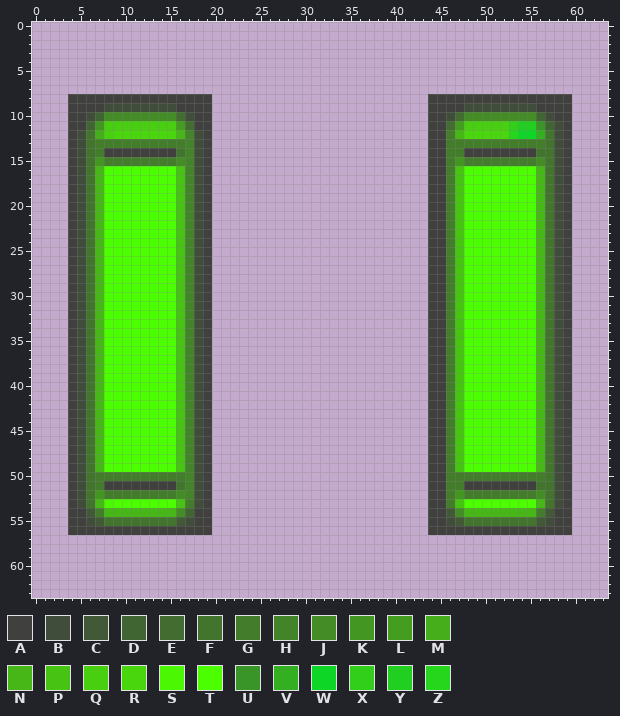
Pixel-art sprite: res/corpse.png. The first picture shows the starting point.
The file is 64x64 pixels. Colours within 5 levels of each other are drawn and written as one.
Palette (. is transparent): A #40403f  B #404d3b  C #415937  D #416433  E #426c30  F #42742e  G #437d2b  H #438329  J #448c26  K #449622  L #459d20  M #46ad1b  N #46b717  P #47c313  Q #48cf0f  R #49d60d  S #4bf702  T #4cff00  U #399527  V #34af22  W #0dd627  X #31cf19  Y #21cf20  Z #25d61d
Pixels before (only the part around the change), first column x 0:
 1 ................................................................
 2 ................................................................
 3 ................................................................
 4 ................................................................
 5 ................................................................
 6 ................................................................
 7 ................................................................
 8 ....AAAAAAAAAAAAAAAA........................AAAAAAAAAAAAAAAA....
 9 ....AAAABBBBBBBBAAAA........................AAAABBBBBBBBAAAA....
10 ....AABDJJJJJJJJEBAA........................AABEJJJJJJJJDBAA....
11 ....AADKQQQQQQQQLEAA........................AAELQQQQQXYYUDBA....
12 ....ABFMQRRRRRRRNHBA........................AAGNRRRRRZWWVFBA....
13 ....ABFGGGGGGGGGGHBA........................AAGGGGGGGGGGGFBA....
14 ....ABFGAAAAAAAAFHBA........................AAGGAAAAAAAAFFBA....
15 ....ABFKGGGGGGGGJHBA........................AAGKGGGGGGGGJFBA....
16 ....ABFNTTTTTTTTPHBA........................AAGPTTTTTTTTNFBA....
17 ....ABFNTTTTTTTTPHBA........................AAGPTTTTTTTTNFBA....
18 ....ABFNTTTTTTTTPHBA........................AAGPTTTTTTTTNFBA....
19 ....ABFNTTTTTTTTPHBA........................AAGPTTTTTTTTNFBA....
20 ....ABFNTTTTTTTTPHBA........................AAGPTTTTTTTTNFBA....
21 ....ABFNTTTTTTTTPHBA........................AAGPTTTTTTTTNFBA....
22 ....ABFNTTTTTTTTPHBA........................AAGPTTTTTTTTNFBA....
Once edited:
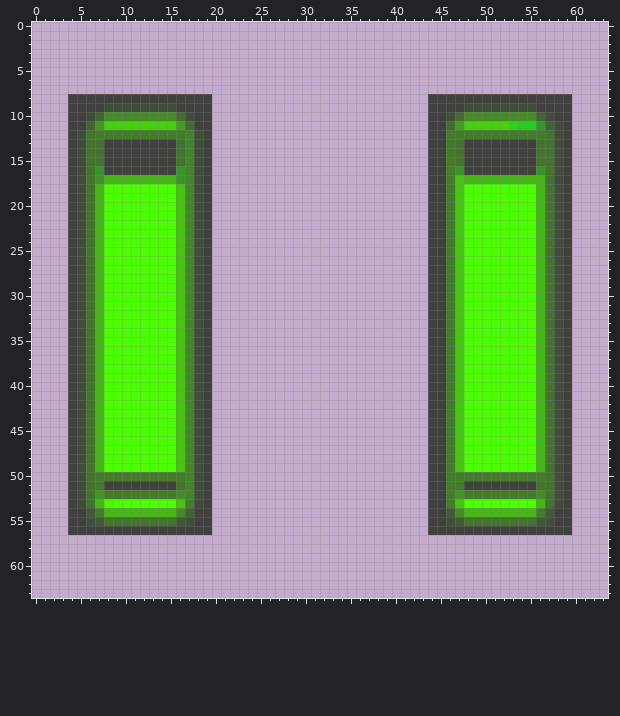
From old to new:
Changed rows in their new state; - is an unchanged pixel.
first column x 7:
12 GGGGGGGGGG------------------------------GGGGGGGGGG
13 FAAAAAAAAF------------------------------FAAAAAAAAF
14 F---------------------------------------F---------
15 FAAAAAAAAF------------------------------FAAAAAAAAF
16 UAAAAAAAAU------------------------------UAAAAAAAAU
17 UNNNNNNNNU-------------------------------NNNNNNNN-
